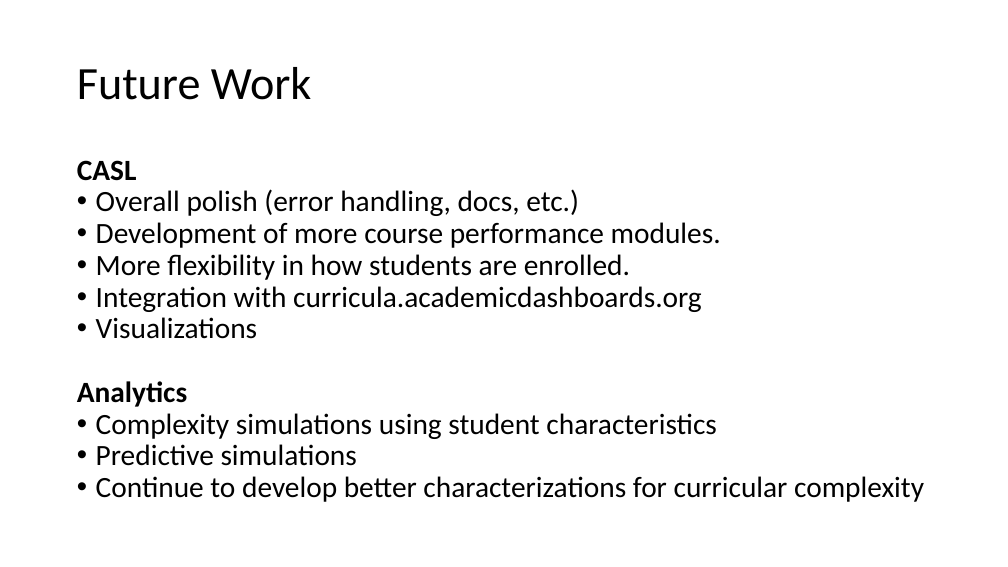
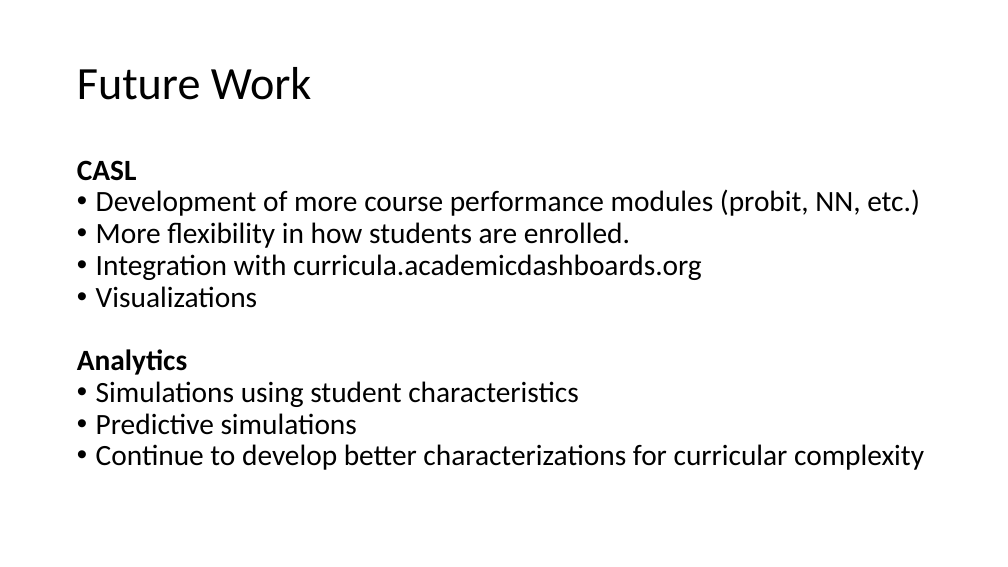
Before and after one commit to M-S-H/thesis, a slide deck: slide 47 of Defense.pptx (slide 49 before the commit). Drawn at 1008x567 pixels with LibreOffice and Linux fonts; fonts in the diff are those of the drawing. Boxes give left, top, right and bottom in pixels: in the first picture for what was removed or moved away, otherwise in the second. Text is boxed around its words. In the diff, an @@ line names an element or a change of style, - is before the commit and + after.

```diff
--- a/Defense.pptx
+++ b/Defense.pptx
@@ text at (x1=96, y1=189, x2=920, y2=216): text changed @@
-• Overall polish (error handling, docs, etc.)
-• Development of more course performance modules.
+• Development of more course performance modules (probit, NN, etc.)
@@ text at (x1=96, y1=381, x2=579, y2=407): text changed @@
-• Complexity simulations using student characteristics
+• Simulations using student characteristics
```
Also in this commit, not shown: 17 other slides changed, 1 slide added, 3 slides removed, 13 other files.
